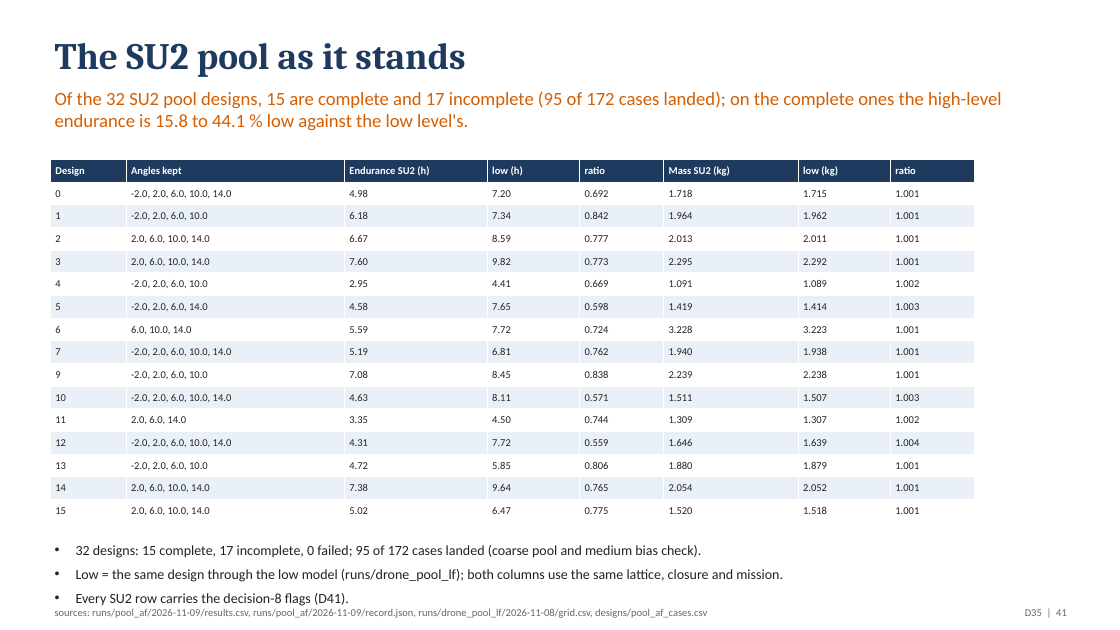
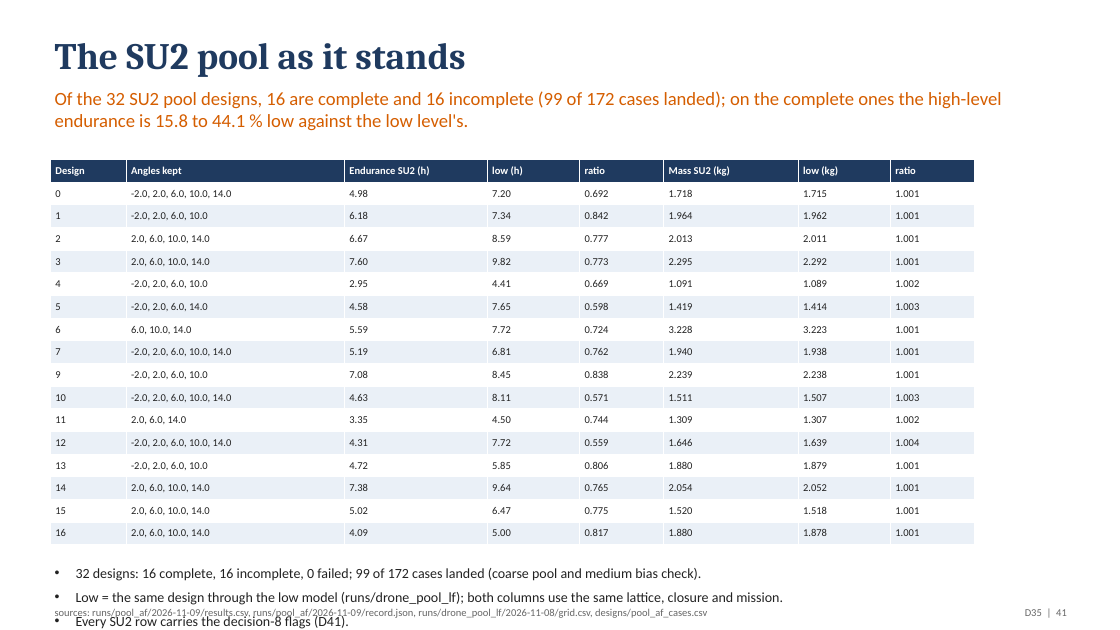
Before and after one commit to emarinhoss/ai-engineering, a slide deck: slide 41 of docs/talk/deck_drone.pptx. Drawn at 1120x630 pixels with LibreOffice and Linux fonts; fonts in the diff are those of the drawing. Boxes give left, top, right and bottom in pixels: in the first picture for what was removed or moved away, otherwise in the second. Text is boxed around its words. In the diff, an @@ line names an element or a change of style, - is before the commit and + after.

```diff
--- a/docs/talk/deck_drone.pptx
+++ b/docs/talk/deck_drone.pptx
@@ text at (x1=55, y1=91, x2=1001, y2=131): text changed @@
-Of the 32 SU2 pool designs, 15 are complete and 17 incomplete (95 of 172 cases landed); on the complete ones the high-level endurance is 15.8 to 44.1 % low against the low level's.
+Of the 32 SU2 pool designs, 16 are complete and 16 incomplete (99 of 172 cases landed); on the complete ones the high-level endurance is 15.8 to 44.1 % low against the low level's.
@@ table at (x1=50, y1=160, x2=975, y2=545) @@
+row 17: 16 | 2.0, 6.0, 10.0, 14.0 | 4.09 | 5.00 | 0.817 | 1.880 | 1.878 | 1.001
@@ text "32 designs: 16 complete, 16 ..." moved from (x1=76, y1=545, x2=783, y2=606) to (x1=76, y1=568, x2=783, y2=629) @@
@@ text at (x1=76, y1=568, x2=701, y2=581): text changed @@
-• 32 designs: 15 complete, 17 incomplete, 0 failed; 95 of 172 cases landed (coarse pool and medium bias check).
+• 32 designs: 16 complete, 16 incomplete, 0 failed; 99 of 172 cases landed (coarse pool and medium bias check).
```
Also in this commit, not shown: 8 other slides changed, 5 other files.
